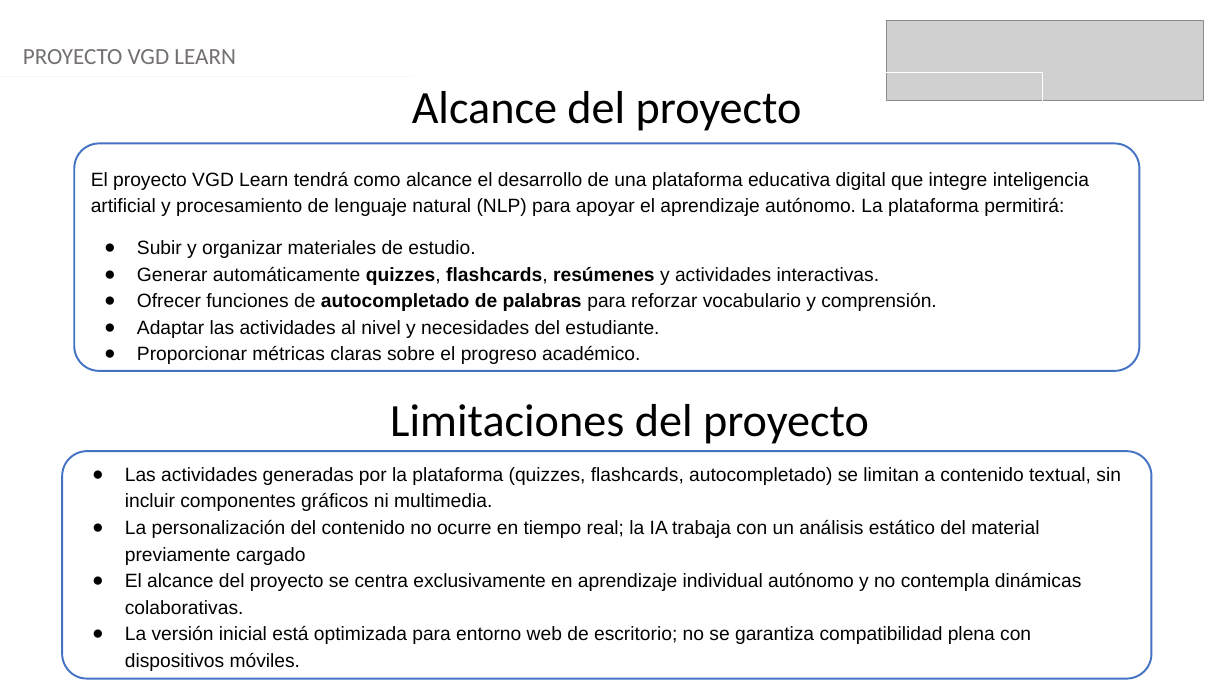
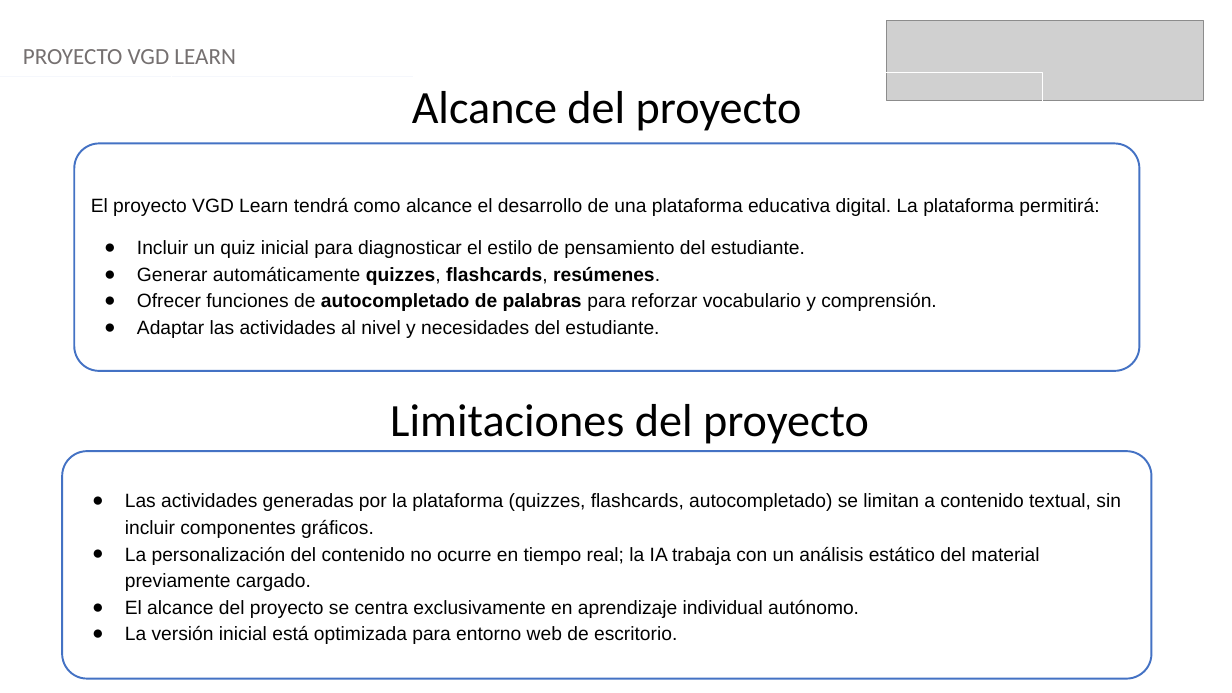
Before and after one commit to Viktorr2416/Proyecto-APT, a slide deck: slide 5 of Fase 2/Evidencias_Proyecto/Presentación proyecto.pptx. Drawn at 1232x693 pixels with LibreOffice and Linux fonts; fonts in the diff are those of the drawing; grey boxes stand for pictures. Boxes give left, top, right and bottom in pixels: in the first picture for what was removed or moved away, otherwise in the second. Text is boxed around its words. In the diff, an @@ line names an element or a change of style, - is before the commit and + after.

```diff
--- a/Fase 2/Evidencias_Proyecto/Presentación proyecto.pptx
+++ b/Fase 2/Evidencias_Proyecto/Presentación proyecto.pptx
@@ text in rounded rectangle at [91,198,1099,285]: text changed @@
-El proyecto VGD Learn tendrá como alcance el desarrollo de una plataforma educativa digital que integre inteligencia artificial y procesamiento de lenguaje natural (NLP) para apoyar el aprendizaje autónomo. La plataforma permitirá:
-● Subir y organizar materiales de estudio.
-● Generar automáticamente quizzes, flashcards, resúmenes y actividades interactivas.
+El proyecto VGD Learn tendrá como alcance el desarrollo de una plataforma educativa digital. La plataforma permitirá:
+● Incluir un quiz inicial para diagnosticar el estilo de pensamiento del estudiante.
+● Generar automáticamente quizzes, flashcards, resúmenes.
@@ text in rounded rectangle at [137,346,640,364]: paragraph removed @@
-● Proporcionar métricas claras sobre el progreso académico.
@@ text in rounded rectangle at [125,493,1121,644]: text changed @@
-● Las actividades generadas por la plataforma (quizzes, flashcards, autocompletado) se limitan a contenido textual, sin incluir componentes gráficos ni multimedia.
-● La personalización del contenido no ocurre en tiempo real; la IA trabaja con un análisis estático del material previamente cargado
-● El alcance del proyecto se centra exclusivamente en aprendizaje individual autónomo y no contempla dinámicas colaborativas.
-● La versión inicial está optimizada para entorno web de escritorio; no se garantiza compatibilidad plena con dispositivos móviles.
+● Las actividades generadas por la plataforma (quizzes, flashcards, autocompletado) se limitan a contenido textual, sin incluir componentes gráficos.
+● La personalización del contenido no ocurre en tiempo real; la IA trabaja con un análisis estático del material previamente cargado.
+● El alcance del proyecto se centra exclusivamente en aprendizaje individual autónomo.
+● La versión inicial está optimizada para entorno web de escritorio.
```
Also in this commit, not shown: 5 other slides changed.
